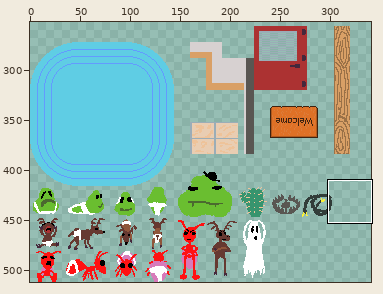
Two states of a sprite sheet, assets/TestMap.png. Above: a wide view before the commit, with the close-up outlined.
Close-up. Before the edit:
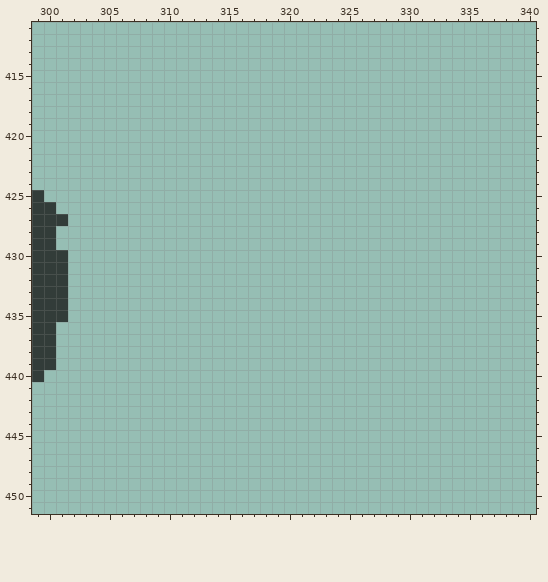
The file is 512x512 pixels. Shown: x 299..340, y 411..451. The wide view leaves out empty margins.
The same view after the edit:
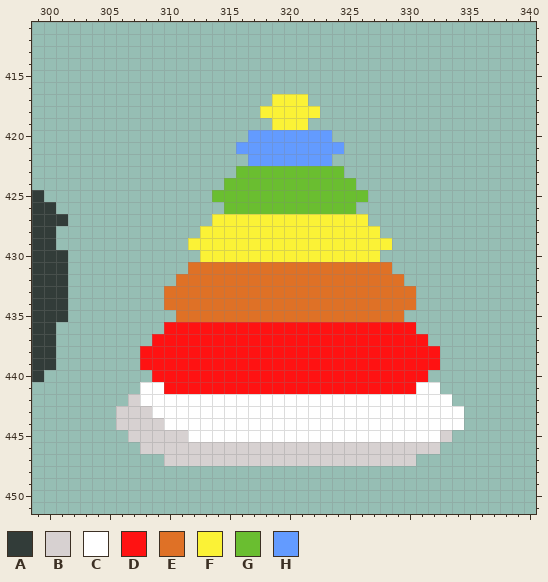
Palette (. is transparent): A #323c39  B #d7d1d1  C #ffffff  D #ff1212  E #df7126  F #fbf236  G #6abe30  H #639bff
Difference:
y 417: x 319..321 ... -> FFF
y 418: x 318..322 ..... -> FFFFF
y 419: x 319..321 ... -> FFF
y 420: x 317..323 ....... -> HHHHHHH
y 421: x 316..324 ......... -> HHHHHHHHH
y 422: x 317..323 ....... -> HHHHHHH
y 423: x 316..324 ......... -> GGGGGGGGG
y 424: x 315..325 ........... -> GGGGGGGGGGG
y 425: x 314..326 ............. -> GGGGGGGGGGGGG
y 426: x 315..325 ........... -> GGGGGGGGGGG
y 427: x 314..326 ............. -> FFFFFFFFFFFFF
y 428: x 313..327 ............... -> FFFFFFFFFFFFFFF
y 429: x 312..328 ................. -> FFFFFFFFFFFFFFFFF
y 430: x 313..327 ............... -> FFFFFFFFFFFFFFF
y 431: x 312..328 ................. -> EEEEEEEEEEEEEEEEE
y 432: x 311..329 ................... -> EEEEEEEEEEEEEEEEEEE
y 433..434: x 310..330 ..................... -> EEEEEEEEEEEEEEEEEEEEE
y 435: x 311..329 ................... -> EEEEEEEEEEEEEEEEEEE
y 436: x 310..330 ..................... -> DDDDDDDDDDDDDDDDDDDDD
y 437: x 309..331 ....................... -> DDDDDDDDDDDDDDDDDDDDDDD
y 438..439: x 308..332 ......................... -> DDDDDDDDDDDDDDDDDDDDDDDDD
y 440: x 309..331 ....................... -> DDDDDDDDDDDDDDDDDDDDDDD
y 441: x 308..332 ......................... -> CCDDDDDDDDDDDDDDDDDDDDDCC
y 442: x 307..333 ........................... -> BCCCCCCCCCCCCCCCCCCCCCCCCCC
y 443: x 306..334 ............................. -> BBBCCCCCCCCCCCCCCCCCCCCCCCCCC
y 444: x 306..334 ............................. -> BBBBCCCCCCCCCCCCCCCCCCCCCCCCC
y 445: x 307..333 ........................... -> BBBBBCCCCCCCCCCCCCCCCCCCCCB
y 446: x 308..332 ......................... -> BBBBBBBBBBBBBBBBBBBBBBBBB
y 447: x 310..330 ..................... -> BBBBBBBBBBBBBBBBBBBBB
